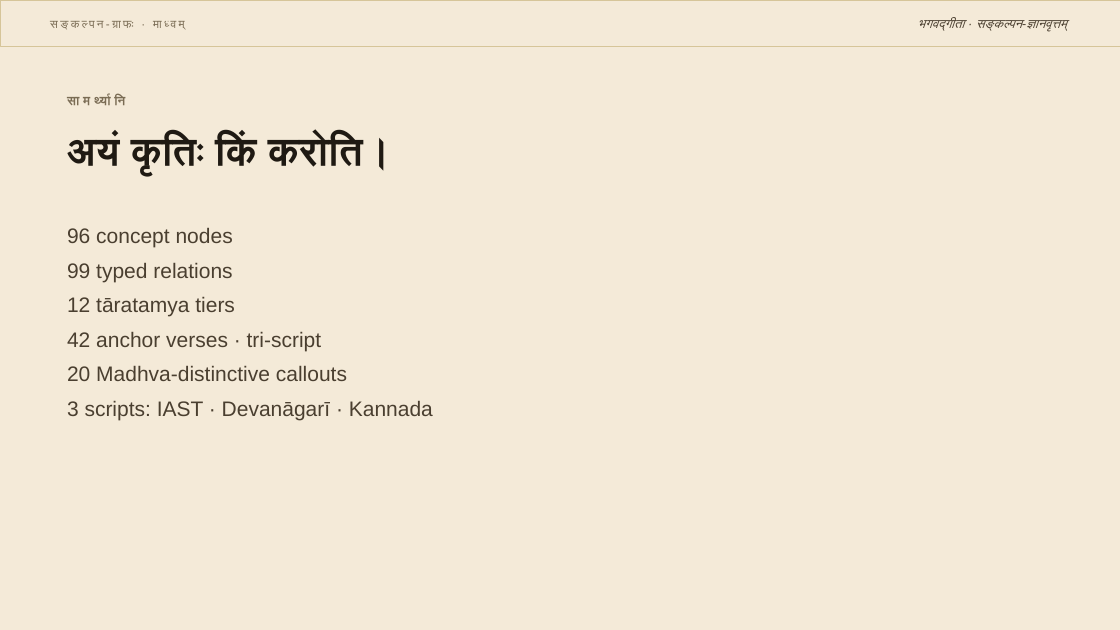
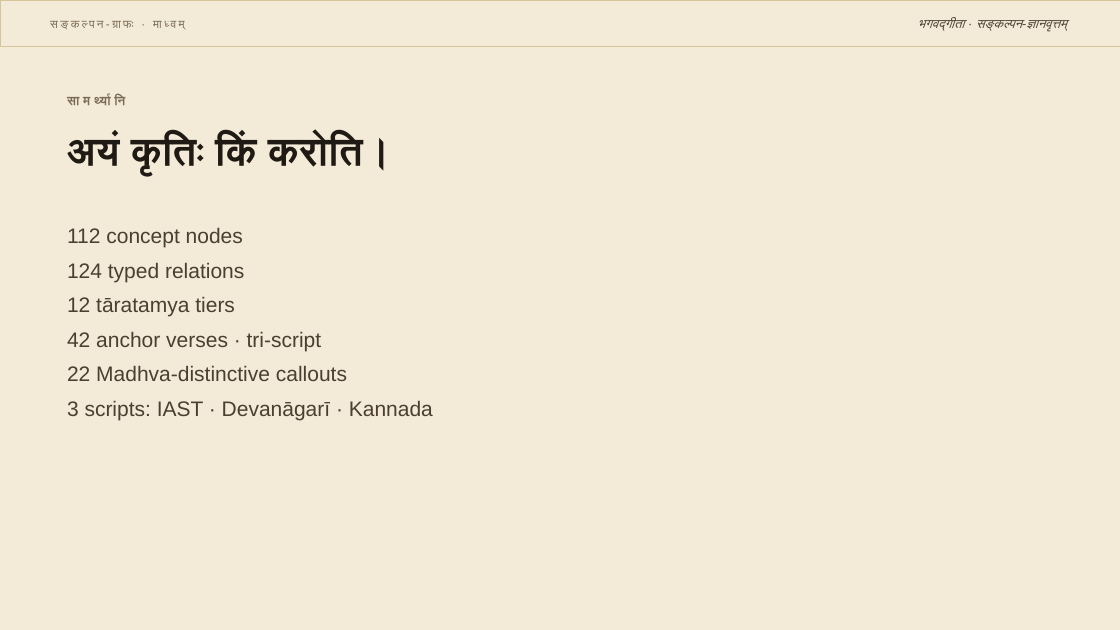
Before and after one commit to kvinayakpai/Bhagavadgita, a slide deck: slide 14 of decks/Bhagavadgita_Concept_KG_dev.pptx. Drawn at 1120x630 pixels with LibreOffice and Linux fonts; fonts in the diff are those of the drawing. Boxes give left, top, right and bottom in pixels: in the first picture for what was removed or moved away, otherwise in the second. Text is boxed around its words. In the diff, an @@ line names an element or a change of style, - is before the commit and + after.

Commit message:
feat(data): jñāna-aṅgas (Ch 13), three-fold faith/food (Ch 17), pravṛtti-nivṛtti (Ch 18), tāratamya & pañca-bheda (Madhva schemata)
16 new concept nodes + 26 new edges:

 · Paramārtha: tāratamya, pañca-bheda (Madhva-defining schemata)

 · Sādhanā: jñāna-aṅgas umbrella + 7 of the 20 (amānitva, ārjava, śauca, kṣānti, ananya-yoga, vivikta-sevā, adhyātma-jñāna-nityatvam, tattva-jñānārtha-darśanam)

 · Guṇa: threefold śraddhā (sāttvika/rājasa/tāmasa) + sāttvika āhāra from Ch 17

 · Dharma: pravṛtti-nivṛtti — the dual knowing of sāttvika buddhi (18.30)

Now 112 concepts / 124 edges / 22 Madhva-distinctive callouts. Decks regenerated.

```diff
--- a/decks/Bhagavadgita_Concept_KG_dev.pptx
+++ b/decks/Bhagavadgita_Concept_KG_dev.pptx
@@ text at <box>67,228,244,282</box>: text changed @@
-96 concept nodes
-99 typed relations
+112 concept nodes
+124 typed relations
@@ text at <box>67,366,347,381</box>: text changed @@
-20 Madhva-distinctive callouts
+22 Madhva-distinctive callouts
```
Also in this commit, not shown: 3 other slides changed, 4 other files.
